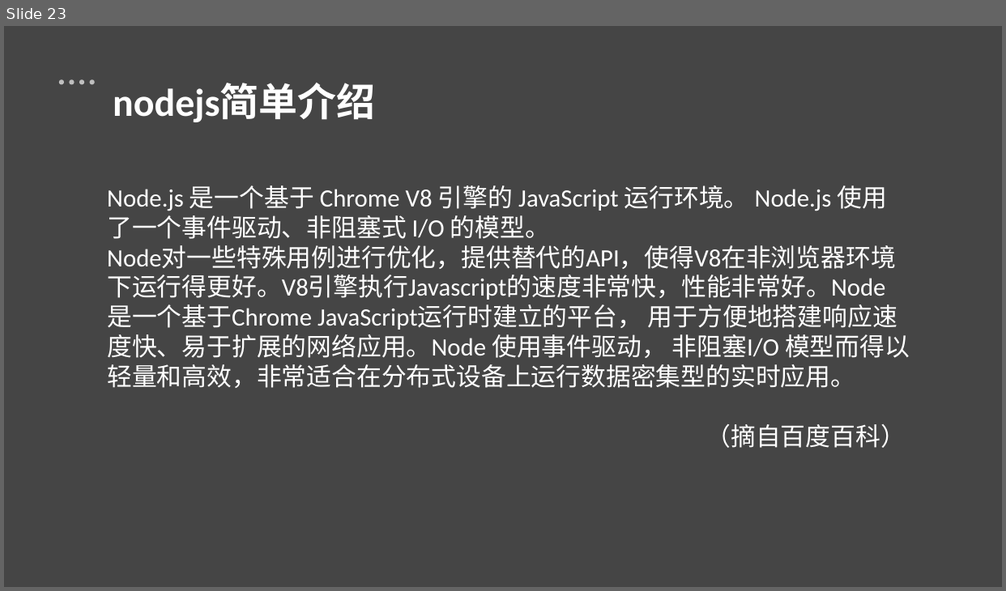
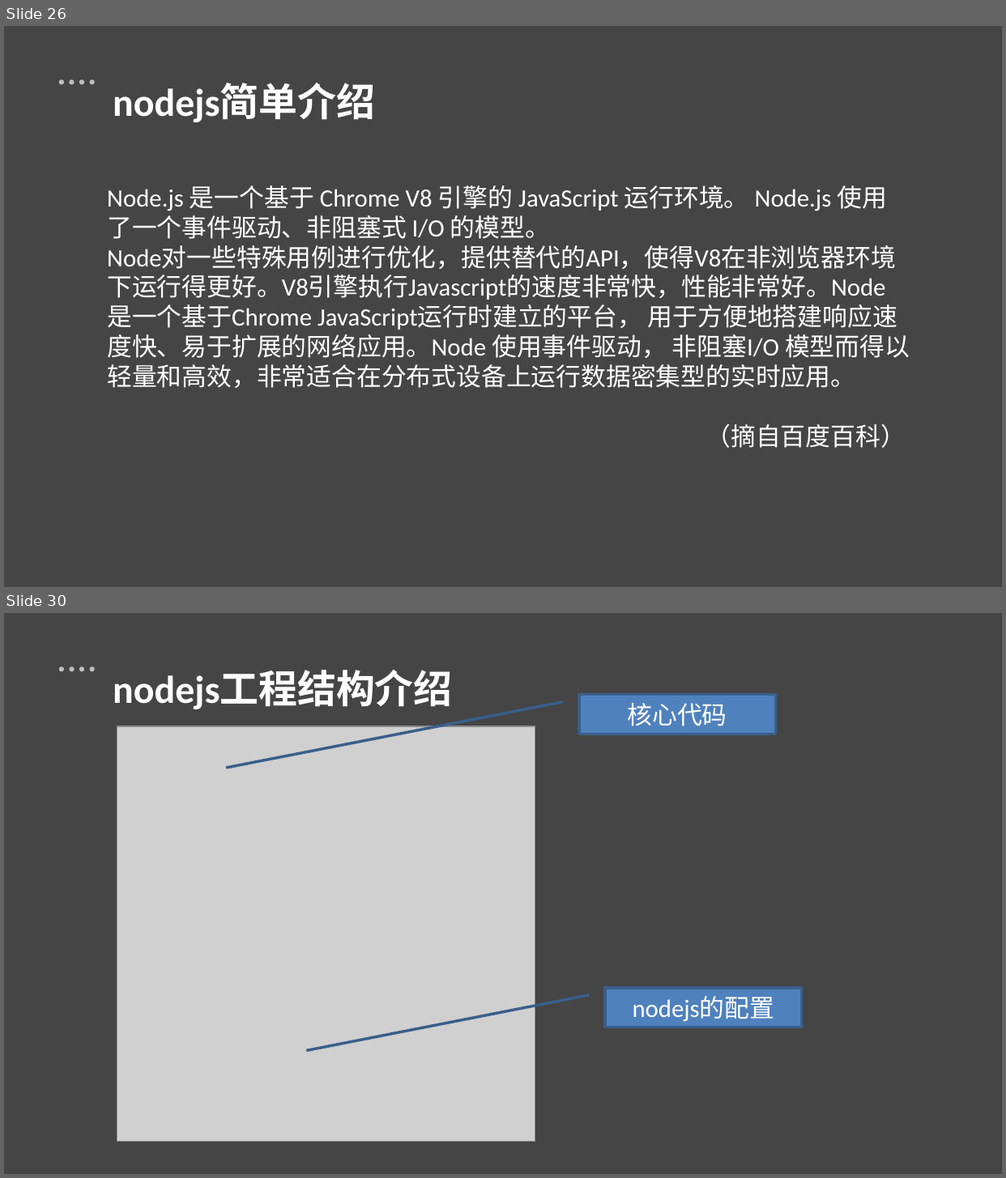
Before and after one commit to gerryhjs/htmljs, a slide deck: html&js课件/html&js.pptx. Shown one above the other, each under a label of ours: slide 23 before the commit, slides 26 and 30 after it; the slides between them are not shown. The pictures are 1006x591 and 1006x1178 pixels, drawn with LibreOffice and Linux fonts; fonts in the diff are those of the drawing; grey boxes stand for pictures. Boxes give left, top, right and bottom in pixels: in the first picture for what was removed or moved away, otherwise in the second. Text is boxed around its words. In the diff, an @@ line names an element or a change of style, - is before the commit and + after.

```diff
--- a/html&js课件/html&js.pptx
+++ b/html&js课件/html&js.pptx
@@ slide 30 added at bbox=[4, 613, 1002, 1174], background #D9D9D9 at 56% opacity; not listed: 5 template elements that a slide beside it also shows @@
@@ text added at bbox=[113, 670, 453, 709], 28 pt, text #FFFFFF, bold @@
+nodejs工程结构介绍
@@ border callout added at bbox=[579, 695, 775, 734], fill #4F81BD, outline #3A5F8C 2 pt, 18 pt, text #FFFFFF @@
+核心代码
@@ picture added at bbox=[117, 726, 536, 1142] @@
@@ border callout added at bbox=[605, 988, 801, 1027], fill #4F81BD, outline #3A5F8C 2 pt, 18 pt, text #FFFFFF @@
+nodejs的配置
@@ what was slide 23 is now slide 26 @@
```
Also in this commit, not shown: 2 slides changed, 5 other slides added.
